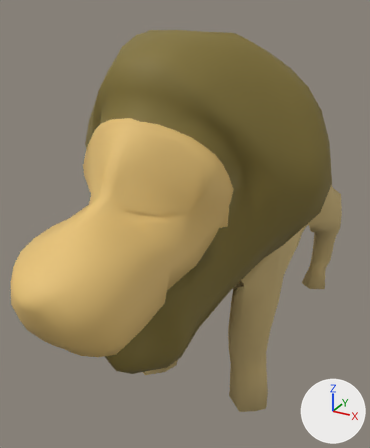
Before and after pictures for a commit that changed the FBX model ProjectT/Assets/Prefab/Rerion.fbx.
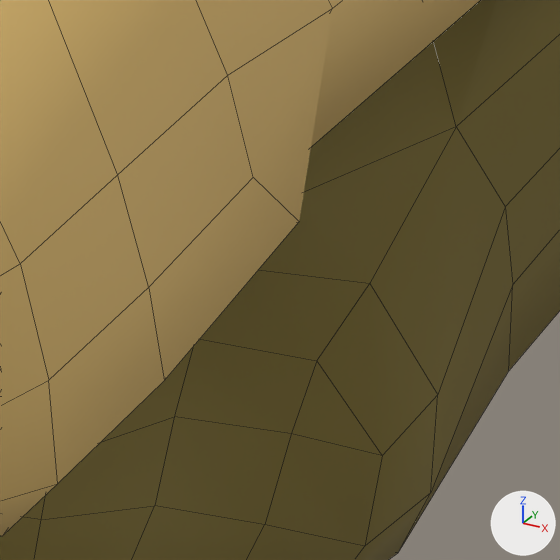
The first picture shows the older version from a 50 mm camera at (2.5, -8.2, 5.54) aimed at (-0.6, -2.56, 2.72). The close-ups show both versions on the part from 31% to 56% of the width and 60% to 80% of the height of that picture; other places that the commit changed are outside them. Every picture has the same lights, and +X, +Y and +Z are marked at lower right. The close-ups show mesh edges as thin lines. Where no turn or scale is listed for an object, it has been applied to the vertices.

The first close-up shows 'RerionHair'.
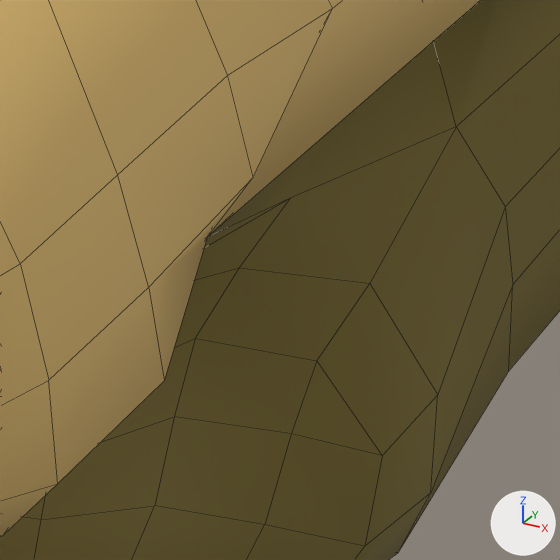
Scene script edits in JSON lines:
```json
{"block": "me_plane_001", "where": "me_plane_001.from_pydata(...)  # 441 vertices, 439 faces; spans x -1.48..1.48, y -1.78..1.91, z -2.81..0.6"}
{"block": "me_plane_001", "where": "# used by ob_rerionhair; location = (0.016, -4.271, 4.684)"}
{"block": "me_plane_001", "where": "# verts and faces of me_plane_001; kept vertices keep their numbers, new ones are numbered from 441"}
{"block": "me_plane_001", "where": "# before: 17 (0.39, -0.74, -1.58), 289 (0.52, -0.83, -1.4) at pixel (253, 177), 301 (0.52, -1.08, -1.43) at pixel (148, 287), 306 (0.5, -1.03, -1.61) at pixel (164, 380), 307 (0.52, -0.7, -1.54) at pixel (299, 221)"}
{"block": "me_plane_001", "where": "# before: 324 (0.52, -0.89, -1.21) at pixel (227, 75), 326 (0.53, -0.64, -1.22) at pixel (332, 8)"}
{"block": "me_plane_001", "change": "me_plane_001 part 1"}
{"op": "add", "block": "me_plane_001", "code": "delete_vertices([307])  # with the faces that use them"}
{"op": "add", "block": "me_plane_001", "code": "faces += [(17, 326, 289), (17, 289, 301, 306), (289, 326, 324)]  # mat_rerionface (its picture is missing)"}
```

Pixel boxes (x1, y1, x2, y2) of what changed, in the close-ups (560 x 560 px; the box of a moved part takes in the faces that stretch with it):
```json
{"part": 1, "of": "me_plane_001", "change": "moved or reshaped", "before": [149, 8, 333, 381], "after": [149, 9, 332, 380]}
```
